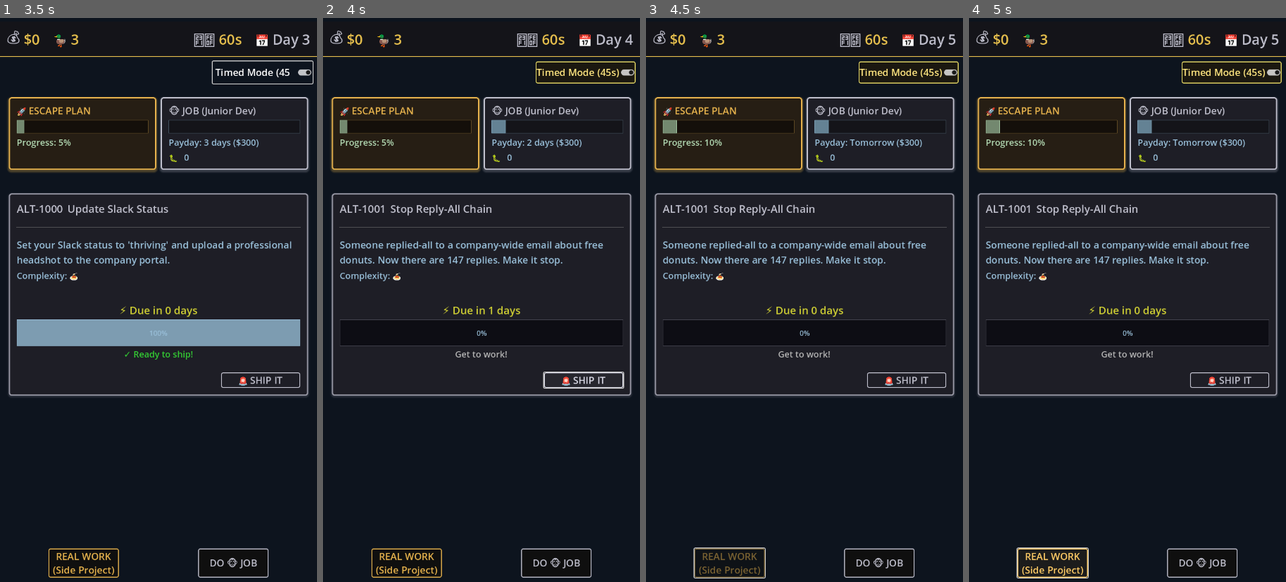
Above: before the commit, frames 1-4 (left to right).
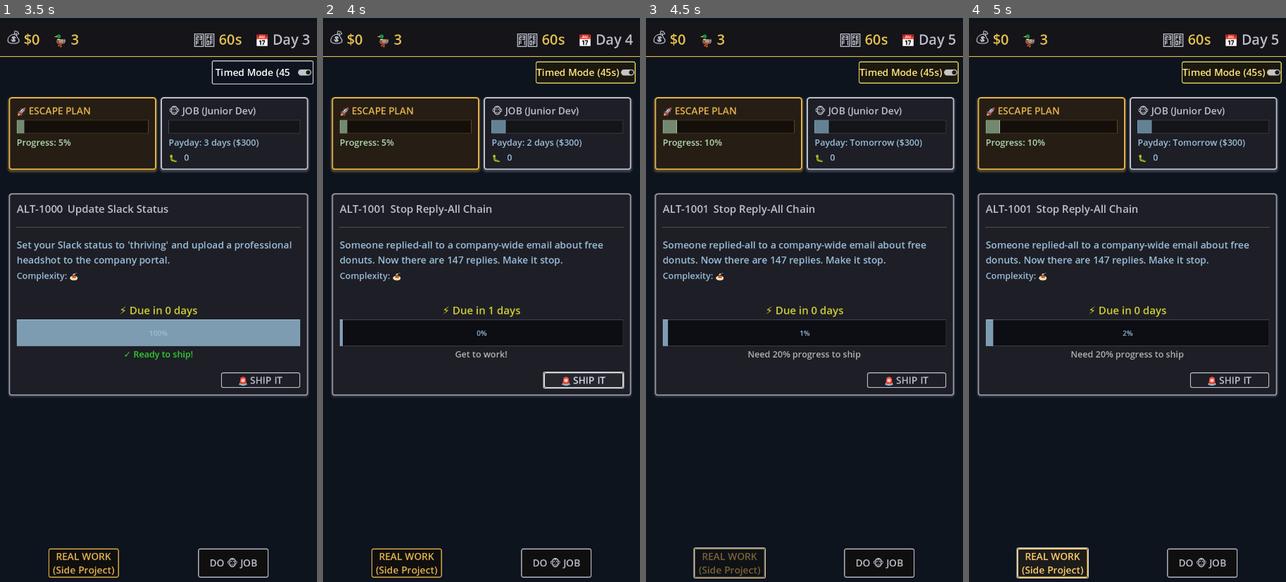
Above: after the commit, the same moments.

Repository: lmchoi/alt-f-this
Game: Godot game, scene res://scenes/game_ui.tscn
Same seed, same stepped clock (60 frames per second), same inputs: the game is played once before the commit and once after it.
Inputs:
- Up to frame 1 (3.5 s): click "🚨 SHIP IT" at 0.5 s; click "REAL WORK (Side Project)" at 1.25 s; click "DO 🐵 JOB" at 2 s; click "Timed Mode (45s)" at 2.75 s
- Up to frame 2 (4 s): click "🚨 SHIP IT" at 3.5 s
- Up to frame 3 (4.5 s): click "REAL WORK (Side Project)" at 4.25 s
- Up to frame 4 (5 s): no input

Frame 1 is identical in both runs. In frame 2, less than 0.1% of the frame differs, in the area x 5-7%, y 53-59%; in frame 3, 0.3%; in frame 4, 0.3%, in the area x 5-68%, y 53-61%.

Commit message:
Implement incremental work progress in process_game_tick()
- Calculate daily work amount using existing bug multiplier formula
- Scale work to per-second rate based on TIMED_MODE_DURATION
- Apply work_per_second * delta each frame for smooth progress
- Returns early if no current task exists

Example: complexity 1 task with 60s duration = ~1.67% progress per second

Next: Add game mode check to prevent double-work in classic mode

🤖 Generated with [Claude Code](https://claude.com/claude-code)

Co-Authored-By: Claude <noreply@anthropic.com>

Diff:
--- a/autoloads/game_manager.gd
+++ b/autoloads/game_manager.gd
@@ -289,8 +289,18 @@
 	"""Called every frame by TimedModeController to apply incremental work progress.
 	GameManager decides what to do based on current game state.
 	"""
-	# TODO: Add logic for incremental work progress
-	pass
+	if current_task == null:
+		return
+
+	# Calculate how much work would be done in a full day
+	var bug_multiplier = get_bug_multiplier()
+	var daily_work = 100.0 / (current_task.complexity * bug_multiplier)
+
+	# Scale to this tick: (work_per_second) * (seconds_elapsed)
+	var work_per_second = daily_work / TIMED_MODE_DURATION
+	var work_this_tick = work_per_second * delta
+
+	current_task.do_work(work_this_tick)
 
 func advance_turn():
 	"""Advance day and check all daily events."""
